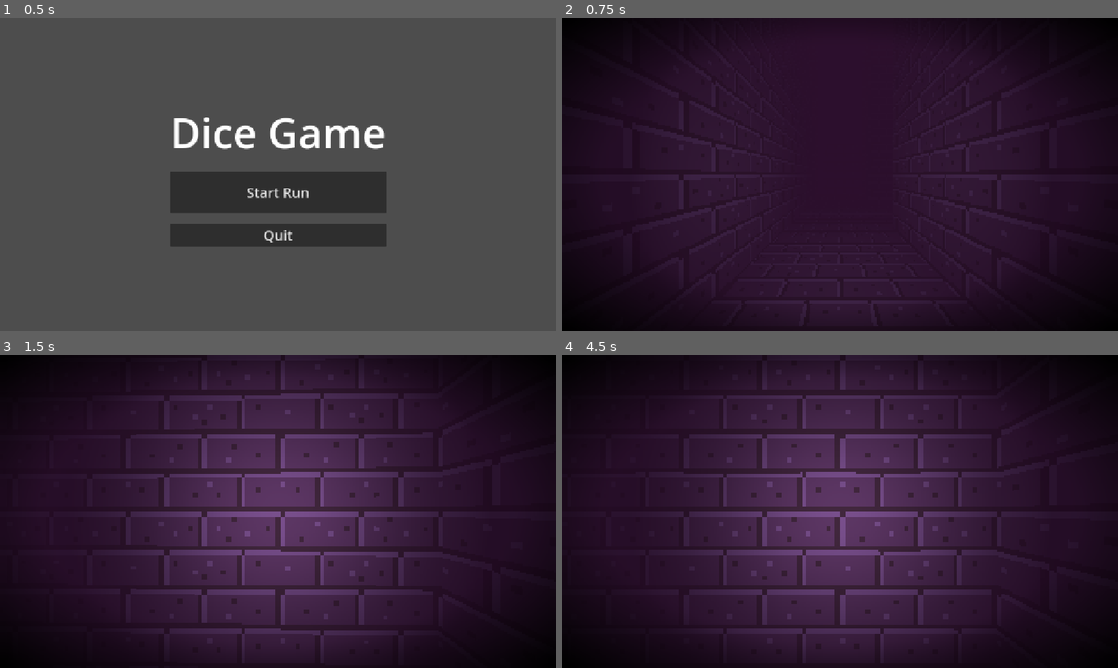
Above: before the commit, frames 1-4 (two rows, left to right).
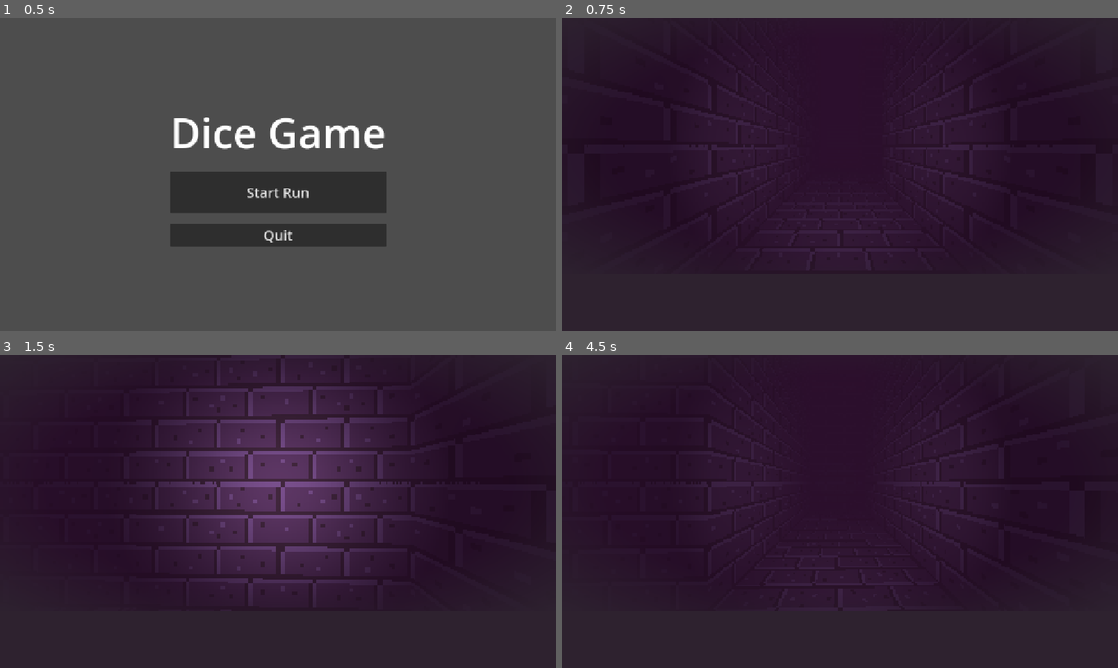
Above: after the commit, the same moments.

Repository: wokeraccoon/DiceGame
Game: Godot game, scene res://scenes/main.tscn
Same seed, same stepped clock (60 frames per second), same inputs: the game is played once before the commit and once after it.
Inputs:
- Up to frame 1 (0.5 s): no input
- Up to frame 2 (0.75 s): click "Start Run" at 0.5 s
- Up to frame 3 (1.5 s): tap Enter at 1.25 s; hold D (turn_right) from 1.28 s (still down)
- Up to frame 4 (4.5 s): release D (turn_right) at 2.03 s; hold S (walk_backwards) 2.03-2.78 s; tap Space at 2.75 s; hold D (turn_right) 2.78-3.53 s; hold W (walk_forward) 3.53-4.28 s; hold A (turn_left) from 4.28 s (still down)

Frame 1 is identical in both runs. In frame 2, 13% of the frame differs, in the area x 0-100%, y 0-100%; in frame 3, 24%; in frame 4, 29%.

Commit message:
improved player control code in dungeon

Diff:
--- a/project.godot
+++ b/project.godot
@@ -22,6 +22,7 @@
 window/size/viewport_height=720
 window/stretch/mode="canvas_items"
 window/stretch/aspect="expand"
+window/vsync/vsync_mode=0
 
 [global_group]
 
@@ -32,21 +33,29 @@
 walk_forward={
 "deadzone": 0.5,
 "events": [Object(InputEventKey,"resource_local_to_scene":false,"resource_name":"","device":-1,"window_id":0,"alt_press …(192 unchanged characters)…
+, Object(InputEventJoypadButton,"resource_local_to_scene":false,"resource_name":"","device":-1,"button_index":11,"pressure":0.0,"pressed":false,"script":null)
+, Object(InputEventJoypadMotion,"resource_local_to_scene":false,"resource_name":"","device":-1,"axis":1,"axis_value":-1.0,"script":null)
 ]
 }
 walk_backwards={
 "deadzone": 0.5,
 "events": [Object(InputEventKey,"resource_local_to_scene":false,"resource_name":"","device":-1,"window_id":0,"alt_press …(192 unchanged characters)…
+, Object(InputEventJoypadButton,"resource_local_to_scene":false,"resource_name":"","device":-1,"button_index":12,"pressure":0.0,"pressed":true,"script":null)
+, Object(InputEventJoypadMotion,"resource_local_to_scene":false,"resource_name":"","device":-1,"axis":1,"axis_value":1.0,"script":null)
 ]
 }
 turn_left={
 "deadzone": 0.5,
 "events": [Object(InputEventKey,"resource_local_to_scene":false,"resource_name":"","device":-1,"window_id":0,"alt_press …(191 unchanged characters)…
+, Object(InputEventJoypadButton,"resource_local_to_scene":false,"resource_name":"","device":-1,"button_index":13,"pressure":0.0,"pressed":true,"script":null)
+, Object(InputEventJoypadMotion,"resource_local_to_scene":false,"resource_name":"","device":-1,"axis":0,"axis_value":-1.0,"script":null)
 ]
 }
 turn_right={
 "deadzone": 0.5,
 "events": [Object(InputEventKey,"resource_local_to_scene":false,"resource_name":"","device":-1,"window_id":0,"alt_press …(192 unchanged characters)…
+, Object(InputEventJoypadButton,"resource_local_to_scene":false,"resource_name":"","device":-1,"button_index":14,"pressure":0.0,"pressed":true,"script":null)
+, Object(InputEventJoypadMotion,"resource_local_to_scene":false,"resource_name":"","device":-1,"axis":0,"axis_value":1.0,"script":null)
 ]
 }
 
--- a/scenes/game/dungeon_world/dungeon_world.tscn
+++ b/scenes/game/dungeon_world/dungeon_world.tscn
@@ -12,59 +12,6 @@
 material = SubResource("StandardMaterial3D_yylj5")
 size = Vector3(2, 8, 2)
 
-[sub_resource type="BoxMesh" id="BoxMesh_w8tyh"]
-
-[sub_resource type="Animation" id="Animation_6mciy"]
-length = 0.001
-step = 1.0
-
-[sub_resource type="Animation" id="Animation_wl3al"]
-resource_name = "default"
-length = 10.0
-loop_mode = 2
-step = 1.0
-tracks/0/type = "value"
-tracks/0/imported = false
-tracks/0/enabled = true
-tracks/0/path = NodePath(".:rotation")
-tracks/0/interp = 2
-tracks/0/loop_wrap = true
-tracks/0/keys = {
-"times": PackedFloat32Array(-5, 0, 10),
-"transitions": PackedFloat32Array(1, 1, 152.218),
-"update": 0,
-"values": [Vector3(6.28319, -6.28319, 6.28319), Vector3(-6.28319, 6.28319, -6.28319), Vector3(0, 0, 0)]
-}
-tracks/1/type = "value"
-tracks/1/imported = false
-tracks/1/enabled = true
-tracks/1/path = NodePath(".:position")
-tracks/1/interp = 2
-tracks/1/loop_wrap = true
-tracks/1/keys = {
-"times": PackedFloat32Array(0, 2, 4, 6, 8, 10),
-"transitions": PackedFloat32Array(1, 1, 1, 1, 1, 1),
-"update": 0,
-"values": [Vector3(4, 0, -16), Vector3(4, 0.25, -16), Vector3(4, 0, -16), Vector3(4, 0.25, -16), Vector3(4, 0, -16), Vector3(4, 0.25, -16)]
-}
-
-[sub_resource type="AnimationLibrary" id="AnimationLibrary_wgycb"]
-_data = {
-&"RESET": SubResource("Animation_6mciy"),
-&"default": SubResource("Animation_wl3al")
-}
-
-[sub_resource type="AnimationNodeAnimation" id="AnimationNodeAnimation_c312o"]
-animation = &"default"
-
-[sub_resource type="AnimationNodeStateMachineTransition" id="AnimationNodeStateMachineTransition_ucyu4"]
-advance_mode = 2
-
-[sub_resource type="AnimationNodeStateMachine" id="AnimationNodeStateMachine_iqu0i"]
-states/default/node = SubResource("AnimationNodeAnimation_c312o")
-states/default/position = Vector2(488, 99.3333)
-transitions = ["Start", "default", SubResource("AnimationNodeStateMachineTransition_ucyu4")]
-
 [sub_resource type="Environment" id="Environment_lm5dw"]
 fog_enabled = true
 fog_light_color = Color(0.17278, 0.0613303, 0.175375, 1)
@@ -74,6 +21,7 @@
 
 [node name="DungeonMesh" type="CSGCombiner3D" parent="."]
 transform = Transform3D(1, 0, 0, 0, 1, 0, 0, 0, 1, 0, 3, 0)
+use_collision = true
 
 [node name="CSGMesh3D" type="CSGMesh3D" parent="DungeonMesh"]
 flip_faces = true
@@ -179,22 +127,7 @@
 flip_faces = true
 mesh = SubResource("BoxMesh_4xn4m")
 
-[node name="MeshInstance3D" type="MeshInstance3D" parent="."]
-transform = Transform3D(0.882363, 0.0794487, 0.463814, -0.463814, 0.313247, 0.828706, -0.0794487, -0.946343, 0.313247, 4, 0.177713, -16)
-mesh = SubResource("BoxMesh_w8tyh")
-skeleton = NodePath("../PlayerCamera")
-
-[node name="AnimationPlayer" type="AnimationPlayer" parent="MeshInstance3D"]
-libraries = {
-&"": SubResource("AnimationLibrary_wgycb")
-}
-
-[node name="AnimationTree" type="AnimationTree" parent="MeshInstance3D"]
-tree_root = SubResource("AnimationNodeStateMachine_iqu0i")
-anim_player = NodePath("../AnimationPlayer")
-
 [node name="PlayerCamera" parent="." instance=ExtResource("1_3hwer")]
-metadata/_edit_lock_ = true
 
 [node name="WorldEnvironment" type="WorldEnvironment" parent="."]
 environment = SubResource("Environment_lm5dw")
--- a/scenes/game/dungeon_world/player_camera/player_camera.gd
+++ b/scenes/game/dungeon_world/player_camera/player_camera.gd
@@ -1,28 +1,59 @@
 class_name PlayerCamera
 extends CharacterBody3D
 
-var input_target_rotation : float = 0
-var input_target_position : Vector3 = Vector3.ZERO
-
-func _physics_process(delta: float) -> void:
-
-	if global_position == input_target_position and snappedf(rad_to_deg(global_rotation.y) - snappedf(rad_to_deg(global_rotation.y),0.1),0.01) == 0:
-		if Input.is_action_pressed("walk_forward"):
-			input_target_position = global_position - (transform.basis * Vector3(0,0,2))
-
-		if Input.is_action_pressed("walk_backwards"):
-			input_target_position = global_position + (transform.basis * Vector3(0,0,2))
-
-		if Input.is_action_just_pressed("turn_left"):
-			input_target_rotation += deg_to_rad(90)
-
-		if Input.is_action_just_pressed("turn_right"):
-			input_target_rotation -= deg_to_rad(90)
+@onready var forward_solid_detector: RayCast3D = $ForwardSolidDetector
+@onready var back_solid_detector: RayCast3D = $BackSolidDetector
 
 
-	global_rotation.y = lerp_angle(global_rotation.y, input_target_rotation, delta * 20)
+enum MovementStates {
+	IDLE,
+	WALK,
+	ROTATE
+}
 
-	global_position = lerp(global_position,input_target_position,delta * 10)
+var movement_state : MovementStates = MovementStates.IDLE
 
-	if input_target_position.distance_to(global_position) <= 0.1:
-		global_position = input_target_position
+var target_pos : Vector3 = Vector3.ZERO
+var target_angle : float = 0.0
+
+func _process(delta: float) -> void:
+
+	match movement_state:
+		MovementStates.IDLE:
+
+			target_angle = 0
+
+			if Input.is_action_pressed("walk_forward") :
+				if !forward_solid_detector.is_colliding():
+					target_pos = global_position - (transform.basis * Vector3(0,0,2))
+					movement_state = MovementStates.WALK
+			elif Input.is_action_pressed("walk_backwards") :
+				if !back_solid_detector.is_colliding():
+					target_pos = global_position - (transform.basis * Vector3(0,0,-2))
+					movement_state = MovementStates.WALK
+
+			if Input.is_action_pressed("turn_left"):
+				target_angle = global_rotation.y + deg_to_rad(90)
+				movement_state = MovementStates.ROTATE
+			elif Input.is_action_pressed("turn_right"):
+				target_angle = global_rotation.y - deg_to_rad(90)
+				movement_state = MovementStates.ROTATE
+
+		MovementStates.WALK:
+			global_position = lerp(global_position,target_pos,delta * 20)
+
+			if global_position.is_equal_approx(target_pos):
+				global_position = target_pos
+				movement_state = MovementStates.IDLE
+
+		MovementStates.ROTATE:
+
+			if is_equal_approx(270, rad_to_deg(target_angle)): target_angle = deg_to_rad(-90)
+			elif is_equal_approx(-270, rad_to_deg(target_angle)): target_angle = deg_to_rad(90)
+
+			global_rotation.y = lerp_angle(global_rotation.y, target_angle, delta * 20)
+
+			if is_equal_approx(global_rotation.y, target_angle):
+				global_rotation.y = target_angle
+				target_angle = 0
+				movement_state = MovementStates.IDLE
--- a/scenes/game/dungeon_world/player_camera/player_camera.tscn
+++ b/scenes/game/dungeon_world/player_camera/player_camera.tscn
@@ -7,12 +7,19 @@
 [node name="PlayerCamera" type="CharacterBody3D"]
 script = ExtResource("1_gm5eu")
 
+[node name="Camera3D" type="Camera3D" parent="."]
+unique_name_in_owner = true
+fov = 90.0
+
 [node name="CollisionShape3D" type="CollisionShape3D" parent="."]
 shape = SubResource("SphereShape3D_ife7x")
-
-[node name="Camera3D" type="Camera3D" parent="CollisionShape3D"]
-fov = 90.0
 
 [node name="SpotLight3D" type="SpotLight3D" parent="."]
 spot_range = 5.77029
 spot_angle = 53.4375
+
+[node name="ForwardSolidDetector" type="RayCast3D" parent="."]
+target_position = Vector3(0, 0, -2)
+
+[node name="BackSolidDetector" type="RayCast3D" parent="."]
+target_position = Vector3(0, 0, 2)
--- a/scenes/game/game_manager.tscn
+++ b/scenes/game/game_manager.tscn
@@ -6,7 +6,7 @@
 
 [sub_resource type="Gradient" id="Gradient_kn6ow"]
 offsets = PackedFloat32Array(0.608696, 1)
-colors = PackedColorArray(0, 0, 0, 0, 0, 0, 0, 1)
+colors = PackedColorArray(0.180392, 0.133333, 0.184314, 0, 0.180392, 0.133333, 0.184314, 1)
 
 [sub_resource type="GradientTexture2D" id="GradientTexture2D_v6kut"]
 gradient = SubResource("Gradient_kn6ow")
@@ -28,17 +28,19 @@
 grow_vertical = 2
 color = Color(0.180392, 0.133333, 0.184314, 1)
 
-[node name="Control" type="Control" parent="CanvasLayer"]
-custom_minimum_size = Vector2(480, 480)
-layout_mode = 3
+[node name="VBoxContainer" type="VBoxContainer" parent="CanvasLayer"]
 anchors_preset = 15
 anchor_right = 1.0
 anchor_bottom = 1.0
 grow_horizontal = 2
 grow_vertical = 2
+
+[node name="DungeonScreen" type="Control" parent="CanvasLayer/VBoxContainer"]
+custom_minimum_size = Vector2(480, 480)
+layout_mode = 2
 size_flags_vertical = 3
 
-[node name="SubViewportContainer" type="SubViewportContainer" parent="CanvasLayer/Control"]
+[node name="SubViewportContainer" type="SubViewportContainer" parent="CanvasLayer/VBoxContainer/DungeonScreen"]
 texture_filter = 1
 texture_repeat = 1
 custom_minimum_size = Vector2(640, 480)
@@ -52,17 +54,21 @@
 stretch = true
 stretch_shrink = 4
 
-[node name="SubViewport" type="SubViewport" parent="CanvasLayer/Control/SubViewportContainer"]
+[node name="SubViewport" type="SubViewport" parent="CanvasLayer/VBoxContainer/DungeonScreen/SubViewportContainer"]
 handle_input_locally = false
-size = Vector2i(320, 180)
+size = Vector2i(320, 147)
 render_target_update_mode = 4
 
-[node name="DungeonWorld" parent="CanvasLayer/Control/SubViewportContainer/SubViewport" instance=ExtResource("3_i3nyo")]
+[node name="DungeonWorld" parent="CanvasLayer/VBoxContainer/DungeonScreen/SubViewportContainer/SubViewport" instance=ExtResource("3_i3nyo")]
 
-[node name="TextureRect" type="TextureRect" parent="CanvasLayer/Control"]
+[node name="TextureRect" type="TextureRect" parent="CanvasLayer/VBoxContainer/DungeonScreen"]
 layout_mode = 2
 anchor_right = 1.0
 anchor_bottom = 1.0
 grow_horizontal = 2
 grow_vertical = 2
 texture = SubResource("GradientTexture2D_v6kut")
+
+[node name="Control2" type="Control" parent="CanvasLayer/VBoxContainer"]
+custom_minimum_size = Vector2(0, 128)
+layout_mode = 2
Not shown: 1 places in scenes/game/dungeon_world/dungeon_world.tscn that only renumber resources
